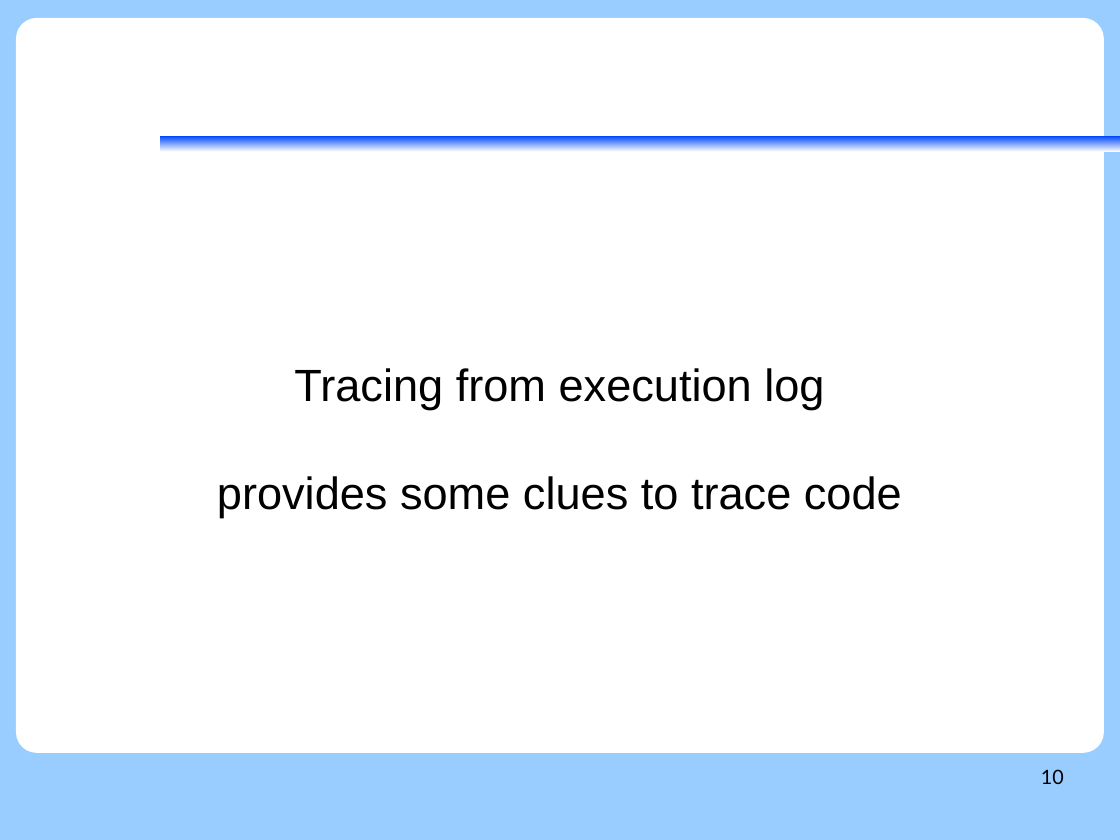
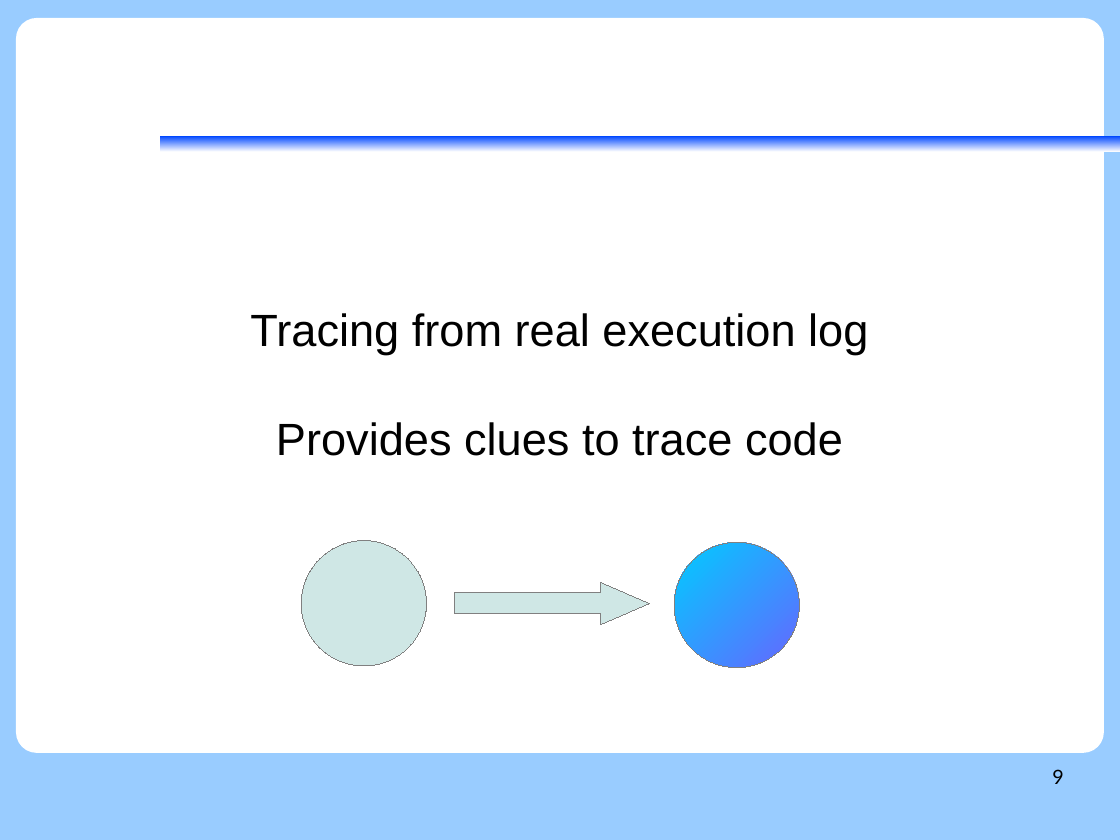
Before and after one commit to vh21/documents, a slide deck: slide 9 of linux/trace-code-tips.odp (slide 10 before the commit). Drawn at 1120x840 pixels with LibreOffice and Linux fonts; fonts in the diff are those of the drawing; background and template pictures are left out. Boxes give left, top, right and bottom in pixels: in the first picture for what was removed or moved away, otherwise in the second. Text is boxed around its words. In the diff, an @@ line names an element or a change of style, - is before the commit and + after.

```diff
--- a/linux/trace-code-tips.odp
+++ b/linux/trace-code-tips.odp
@@ subtitle at (250, 313, 868, 456): text changed @@
-Tracing from execution log
-provides some clues to trace code
+Tracing from real execution log
+Provides clues to trace code
@@ ellipse added at (301, 541, 426, 666), fill #CFE7E5, outline #808080 0 pt @@
@@ ellipse added at (675, 543, 800, 668), fill gradient #00CCFF to #6666FF, outline #808080 0 pt @@
@@ right arrow added at (454, 582, 649, 625), fill #CFE7E5, outline #808080 0 pt @@
@@ page number at (1052, 769, 1063, 784): text changed @@
-10
+9
```
Also in this commit, not shown: 18 other slides changed, 5 slides added, 4 slides removed.
